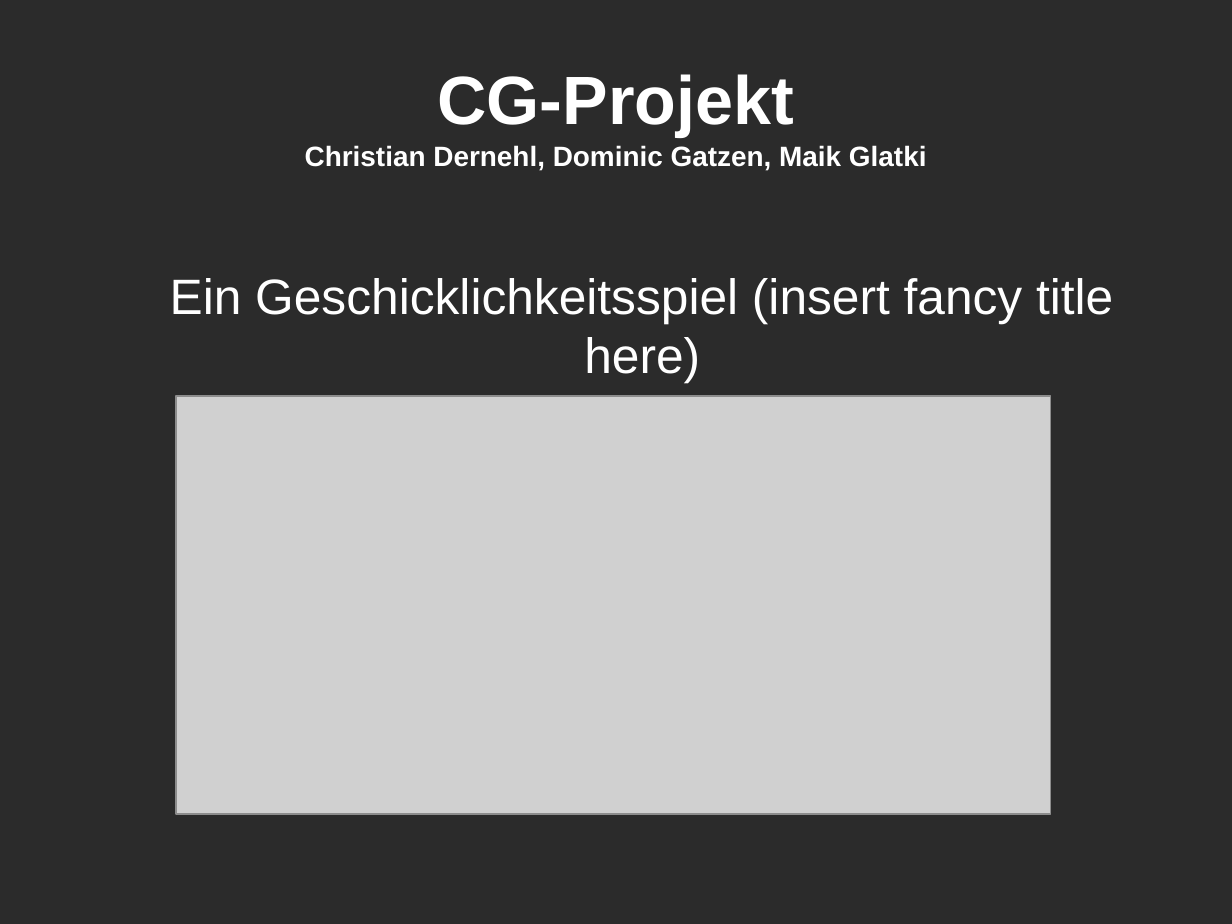
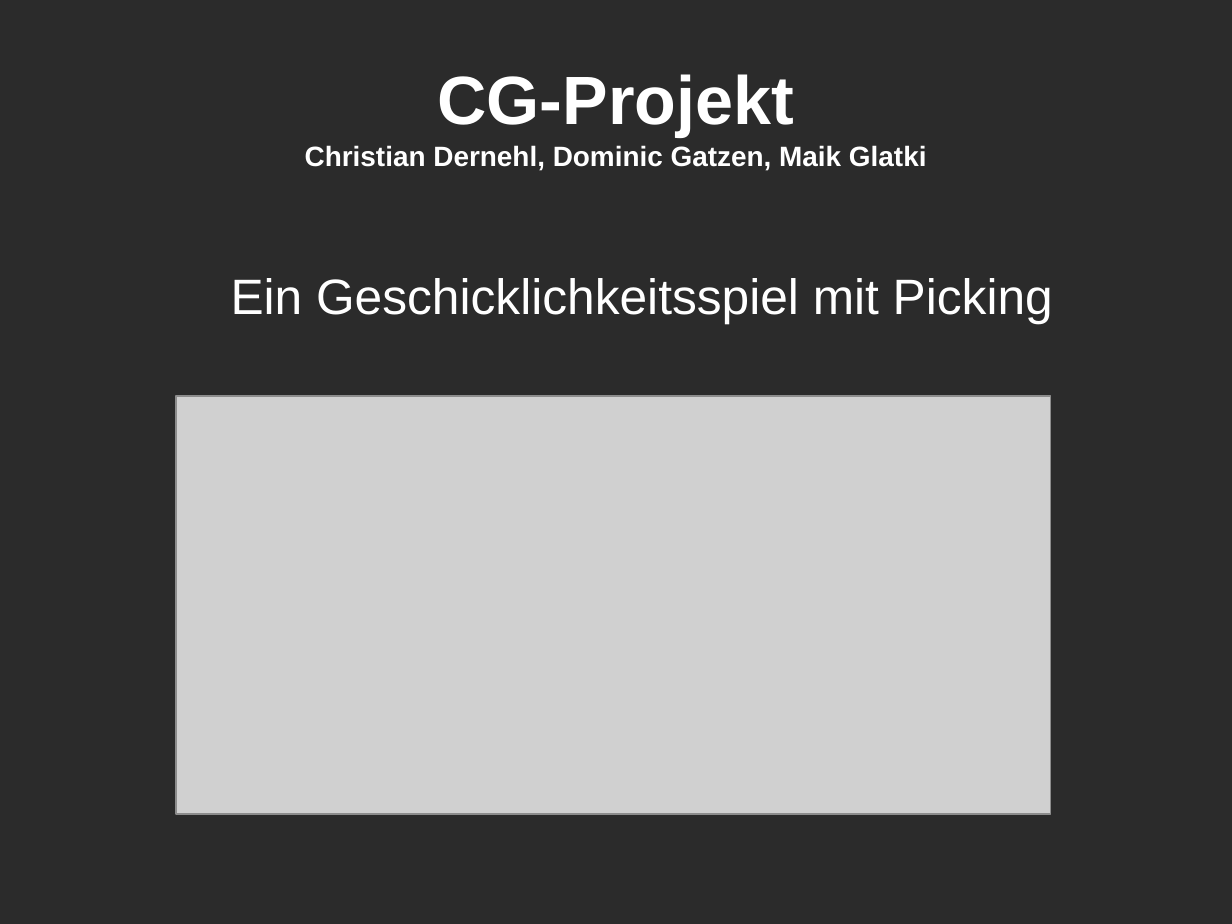
Before and after one commit to mgla/cg-projekt0910, a slide deck: slide 1 of präsentation/Folien.odp. Drawn at 1232x924 pixels with LibreOffice and Linux fonts; fonts in the diff are those of the drawing; grey boxes stand for pictures; background and template pictures are left out; a plain dark background stands for a picture behind light text. Boxes give left, top, right and bottom in pixels: in the first picture for what was removed or moved away, otherwise in the second. Text is boxed around its words. In the diff, an @@ line names an element or a change of style, - is before the commit and + after.

```diff
--- a/präsentation/Folien.odp
+++ b/präsentation/Folien.odp
@@ text at [231, 278, 1053, 323]: text changed @@
-Ein Geschicklichkeitsspiel (insert fancy title here)
+Ein Geschicklichkeitsspiel mit Picking
```
Also in this commit, not shown: 1 other slide changed, 3 slides added, 1 slide removed, 2 other files.
